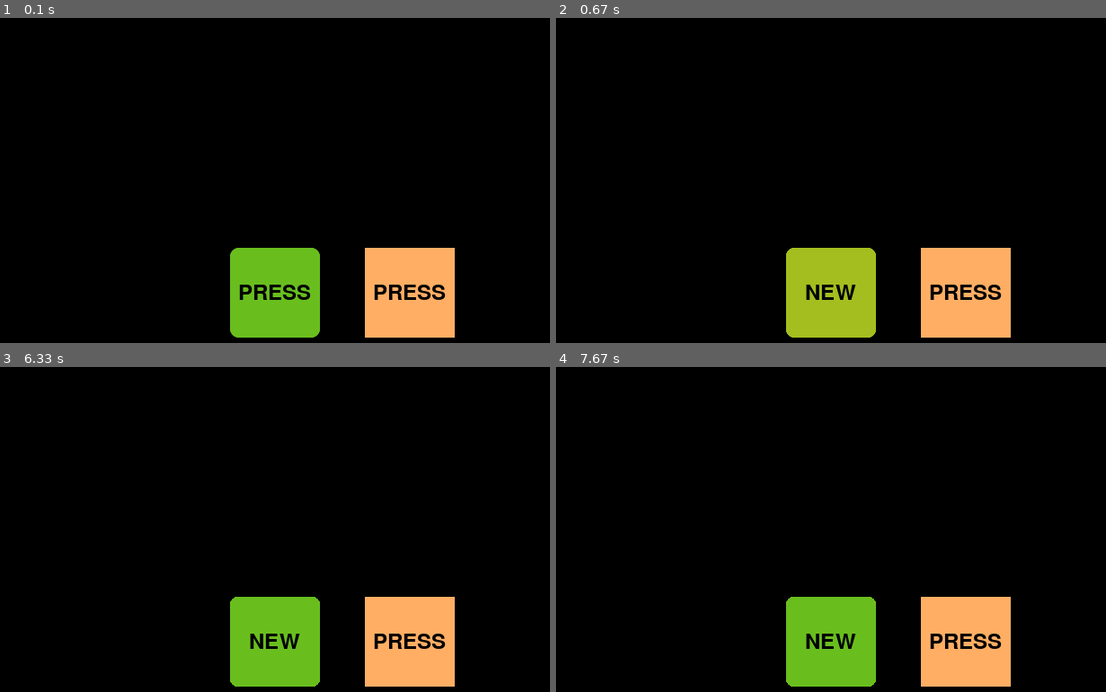
Above: before the commit, frames 1-4 (two rows, left to right).
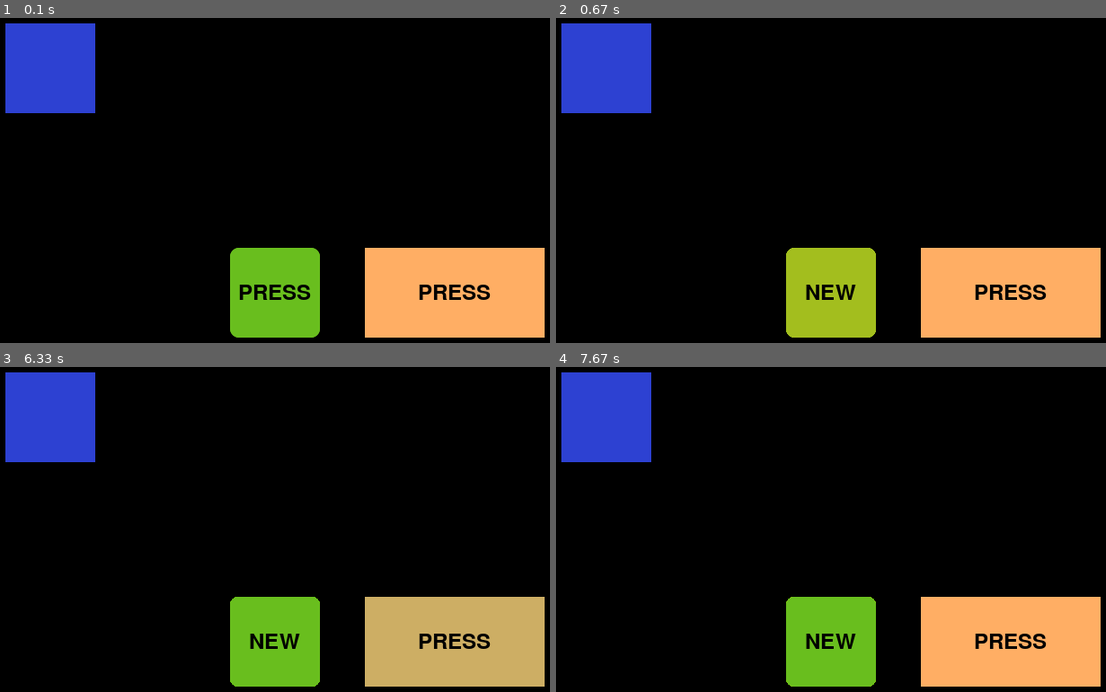
Above: after the commit, the same moments.

Repository: AndreSamusenko/pygame_gui
Game: pygame game, started from example.py
Same seed, same stepped clock (60 frames per second), same inputs: the game is played once before the commit and once after it.
Inputs (mouse positions are in pixels of both pictures, inside the frame that each line leads up to):
- Up to frame 1 (0.1 s): no input
- Up to frame 2 (0.67 s): click "PRESS" at 0.42 s
- Up to frame 3 (6.33 s): click (49, 415) at 0.77 s; click "PRESS" at 1.27 s; click (outside the picture) at 1.6 s; click (286, 669) at 2.43 s; click (297, 474) at 2.77 s; click (44, 451) at 3.6 s; click "NEW" at 4.93 s; click (352, 532) at 5.27 s; click (511, 601) at 6.1 s
- Up to frame 4 (7.67 s): click (outside the picture) at 6.43 s; click "NEW" at 7.27 s; click (704, 432) at 7.6 s

The runs differ from the first frame. In frame 1, 9.3% of the frame differs, in the area x 0-100%, y 1-99%; in frame 2, 9.3%; in frame 3, 13%; in frame 4, 9.3%.

Commit message:
New class CheckBox

Diff:
--- a/Button.py
+++ b/Button.py
@@ -1,10 +1,4 @@
 from settings import *
-
-
-def a_decorator_passing_arbitrary_arguments(function_to_decorate):
-    def a_wrapper_accepting_arbitrary_arguments(*args, **kwargs):
-        function_to_decorate(*args, **kwargs)
-    return a_wrapper_accepting_arbitrary_arguments
 
 
 class ButtonBase(ABC):
@@ -102,14 +96,14 @@
     def click_virtually(self):
         self.__make_pressed_state()
 
-    def set_font(self, font='freesansbold.ttf', size=24, color=pygame.Color.b):
+    def set_font(self, font='freesansbold.ttf', size=24, color=(0, 0, 0)):
         self.__font = pygame.font.Font(font, size)
         self.__font_color = color
 
 
 class ButtonImage(ButtonBase):
     def __init__(self, width, height,  main_state, hovered_state, pressed_state, text=""):
-        super().__init__(height, width, text)
+        super().__init__(width, height, text)
         self._main_state = main_state
         self._hovered_state = hovered_state
         self._pressed_state = pressed_state
@@ -117,10 +111,10 @@
 
 class ButtonForm(ButtonBase):
     def __init__(self, width, height, main_color, hovered_color, pressed_color, text=""):
-        super().__init__(height, width, text)
-        self._main_state = ButtonForm.__create_form((height, width), main_color)
-        self._hovered_state = ButtonForm.__create_form((height, width), hovered_color)
-        self._pressed_state = ButtonForm.__create_form((height, width), pressed_color)
+        super().__init__(width, height, text)
+        self._main_state = ButtonForm.__create_form((width, height), main_color)
+        self._hovered_state = ButtonForm.__create_form((width, height), hovered_color)
+        self._pressed_state = ButtonForm.__create_form((width, height), pressed_color)
 
     @staticmethod
     def __create_form(size, color):
--- /dev/null
+++ b/CheckBox.py
@@ -0,0 +1,56 @@
+from settings import *
+
+
+class CheckBoxItem:
+    def __init__(self, size):
+        self._x = 0
+        self._y = 0
+        self._size = size
+        self._normal_form = CheckBoxItem.__create_form((size, size), (45, 65, 210))
+        self._checked_form = CheckBoxItem.__create_form((size, size), (110, 90, 240))
+        self.__is_checked = False
+
+    @property
+    def is_checked(self):
+        return self.__is_checked
+
+    @is_checked.setter
+    def is_checked(self, value):
+        self.__is_checked = value
+
+    def __reverse_checked(self):
+        self.__is_checked = not self.__is_checked
+
+    def __set_x_y(self, x, y):
+        self._x = x
+        self._y = y
+
+    def __show_normal(self):
+        screen.blit(self._normal_form, (self._x, self._y))
+
+    def __show_checked(self):
+        screen.blit(self._checked_form, (self._x, self._y))
+
+    def __is_hovered(self):
+        pos = pygame.mouse.get_pos()
+        return self._x <= pos[0] <= self._x + self._size and self._y <= pos[1] <= self._y + self._size
+
+    def __is_clicked(self, _clicked):
+        return _clicked and self.__is_hovered()
+
+    def render(self, x, y, _is_mb_clicked):
+        self.__set_x_y(x, y)
+
+        if self.__is_clicked(_is_mb_clicked):
+            self.__reverse_checked()
+
+        if not self.__is_checked:
+            self.__show_normal()
+        else:
+            self.__show_checked()
+
+    @staticmethod
+    def __create_form(size, color=(0, 234, 234)):
+        form = pygame.Surface(size)
+        form.fill(color)
+        return form
--- a/example.py
+++ b/example.py
@@ -1,16 +1,20 @@
 from Button import *
-from settings import *
+from CheckBox import *
 
 
 def printer(sender=None):
-    print("Button", str(sender)[-11:-1], "was cliked")
+    if sender:
+        print("Button", sender.text, "was clicked")
+    else:
+        print("Button", "Unknown", "was clicked")
 
 
 Button1 = ButtonImage(100, 100, main_state_img, pressed_state_img, pressed_state_img, "PRESS")
 Button1.set_action(lambda: printer(Button1))
-Button2 = ButtonForm(100, 100, (255, 174, 100), (205, 174, 100), (105, 174, 100), "PRESS")
-Button2.set_action(lambda: printer(Button2))
+Button2 = ButtonForm(200, 100, (255, 174, 100), (205, 174, 100), (105, 174, 100), "PRESS")
+Button2.set_action(printer)
 
+checkBox = CheckBoxItem(100)
 
 while True:
     events = pygame.event.get()
@@ -22,6 +26,7 @@
             Button1.text = "NEW"
     Button1.render(300, 300, MB_CLICKED)
     Button2.render(450, 300, MB_CLICKED)
+    checkBox.render(50, 50, MB_CLICKED)
     pygame.display.update()
     MB_CLICKED = False
     clock.tick(15)
